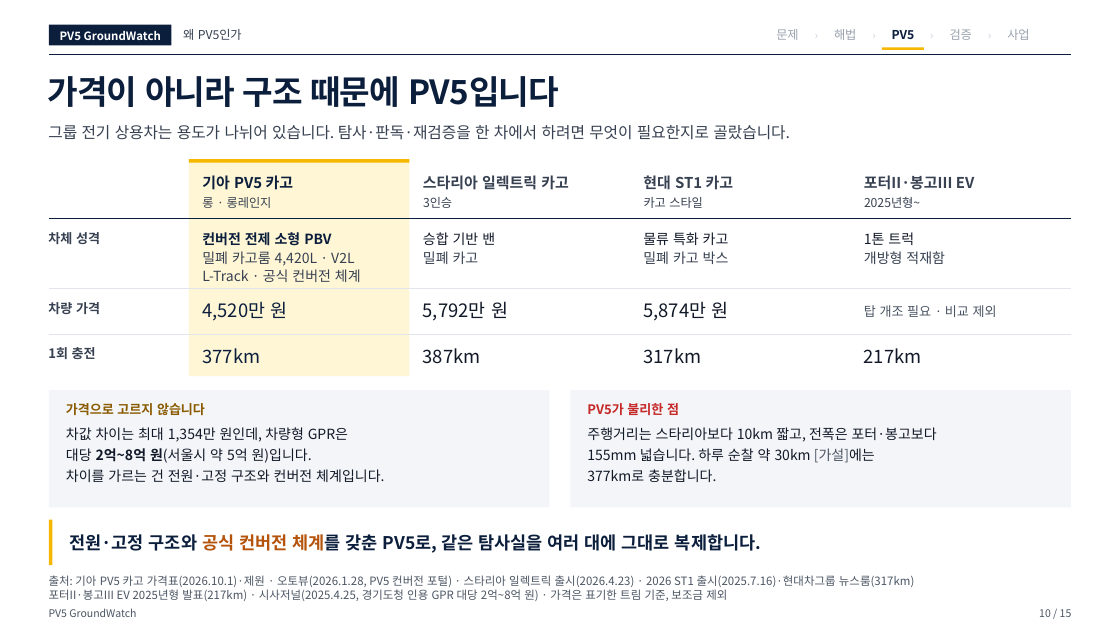
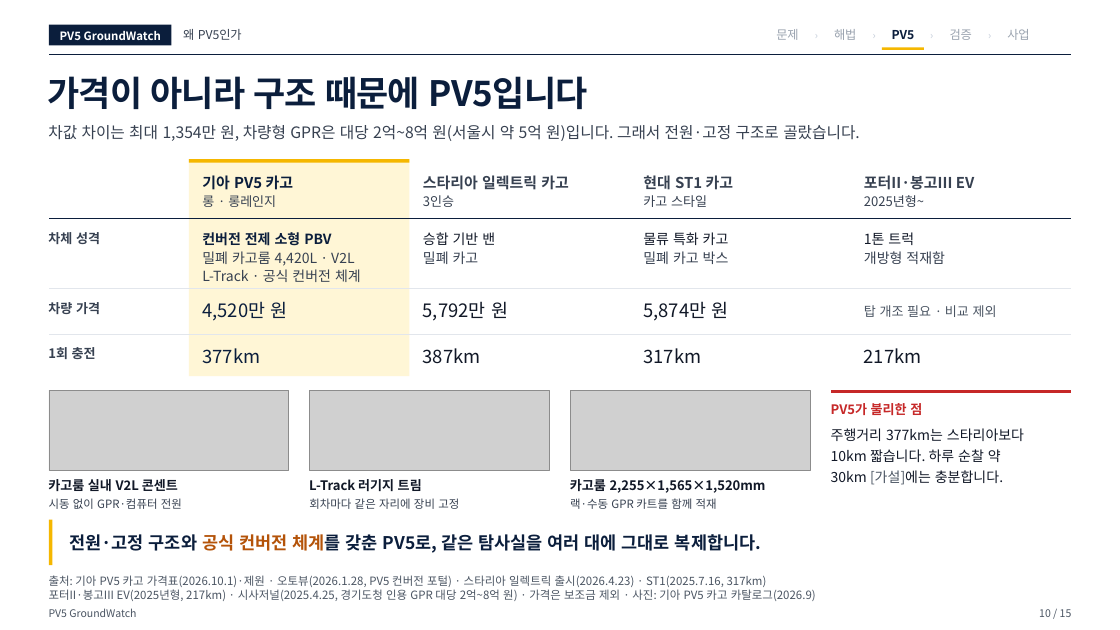
Before and after one commit to woojin-choe/pv5-hose-lab, a slide deck: slide 10 of ppt_all/PV5_GroundWatch_10_23.pptx. Drawn at 1120x630 pixels with LibreOffice and Linux fonts; fonts in the diff are those of the drawing; grey boxes stand for pictures. Boxes give left, top, right and bottom in pixels: in the first picture for what was removed or moved away, otherwise in the second. Text is boxed around its words. In the diff, an @@ line names an element or a change of style, - is before the commit and + after.

```diff
--- a/ppt_all/PV5_GroundWatch_10_23.pptx
+++ b/ppt_all/PV5_GroundWatch_10_23.pptx
@@ text "가격이 아니라 구조 때문에 PV5입니다" at [48, 76, 588, 109]: size 28.5 to 30 pt @@
@@ text at [48, 125, 860, 141]: text changed @@
-그룹 전기 상용차는 용도가 나뉘어 있습니다. 탐사·판독·재검증을 한 차에서 하려면 무엇이 필요한지로 골랐습니다.
+차값 차이는 최대 1,354만 원, 차량형 GPR은 대당 2억~8억 원(서울시 약 5억 원)입니다. 그래서 전원·고정 구조로 골랐습니다.
@@ size 10.5 to 11.2 pt in 4 elements at [423, 195, 454, 207], [864, 195, 924, 207], [643, 195, 707, 207], [202, 195, 276, 207] @@
@@ rectangle removed at [49, 391, 549, 508] @@
@@ rectangle removed at [571, 391, 1071, 508] @@
@@ text "PV5가 불리한 점": place and size @@
-text "PV5가 불리한 점" at [587, 403, 679, 415]
+text "PV5가 불리한 점" at [831, 403, 922, 415]
@@ text removed at [587, 427, 937, 482] @@
-주행거리는 스타리아보다 10km 짧고, 전폭은 포터·봉고보다
-155mm 넓습니다. 하루 순찰 약 30km [가설]에는
-377km로 충분합니다.
@@ text at [48, 479, 178, 491]: text changed; text colour #8A5A00 to #111827 @@
-가격으로 고르지 않습니다
+카고룸 실내 V2L 콘센트
@@ group added at [49, 391, 1071, 509]: 7 texts, 3 pictures, 1 rectangle @@
+L-Track 러기지 트림
+회차마다 같은 자리에 장비 고정
+카고룸 2,255×1,565×1,520mm
+랙·수동 GPR 카트를 함께 적재
+주행거리 377km는 스타리아보다
+10km 짧습니다. 하루 순찰 약
+30km [가설]에는 충분합니다.
@@ text at [49, 498, 182, 509]: text changed; size 12 to 9.8 pt; text colour #111827 to #374151 @@
-차값 차이는 최대 1,354만 원인데, 차량형 GPR은
-대당 2억~8억 원(서울시 약 5억 원)입니다.
-차이를 가르는 건 전원·고정 구조와 컨버전 체계입니다.
+시동 없이 GPR·컴퓨터 전원
@@ text at [49, 575, 816, 601]: text changed @@
-출처: 기아 PV5 카고 가격표(2026.10.1)·제원 · 오토뷰(2026.1.28, PV5 컨버전 포털) · 스타리아 일렉트릭 출시(2026.4.23) · 2026 ST1 출시(2025.7.16)·현대차그룹 뉴스룸(317km)
-포터II·봉고III EV 2025년형 발표(217km) · 시사저널(2025.4.25, 경기도청 인용 GPR 대당 2억~8억 원) · 가격은 표기한 트림 기준, 보조금 제외
+출처: 기아 PV5 카고 가격표(2026.10.1)·제원 · 오토뷰(2026.1.28, PV5 컨버전 포털) · 스타리아 일렉트릭 출시(2026.4.23) · ST1(2025.7.16, 317km)
+포터II·봉고III EV(2025년형, 217km) · 시사저널(2025.4.25, 경기도청 인용 GPR 대당 2억~8억 원) · 가격은 보조금 제외 · 사진: 기아 PV5 카고 카탈로그(2026.9)
```
Also in this commit, not shown: 11 other slides changed, 18 other files.
